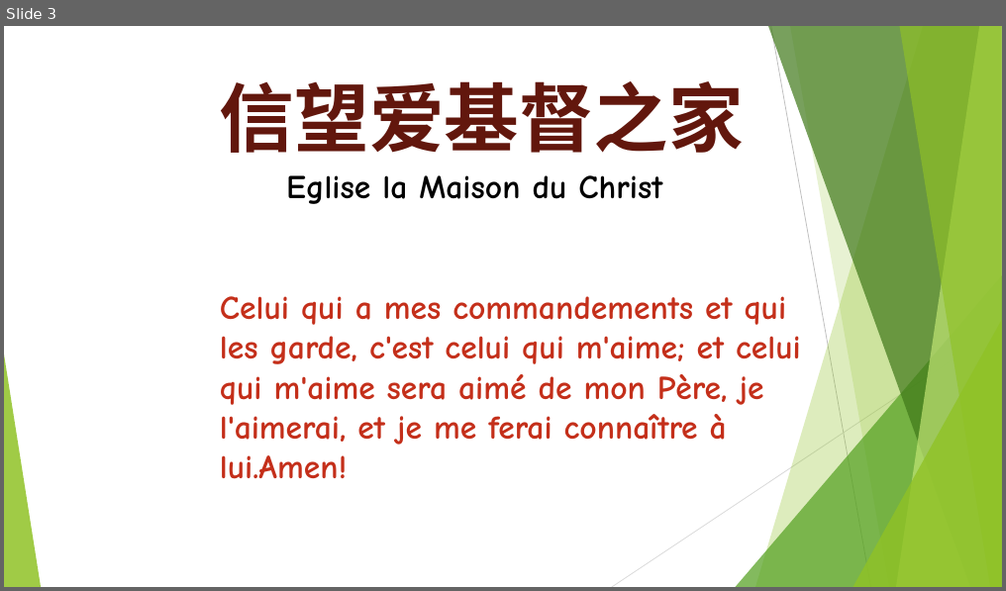
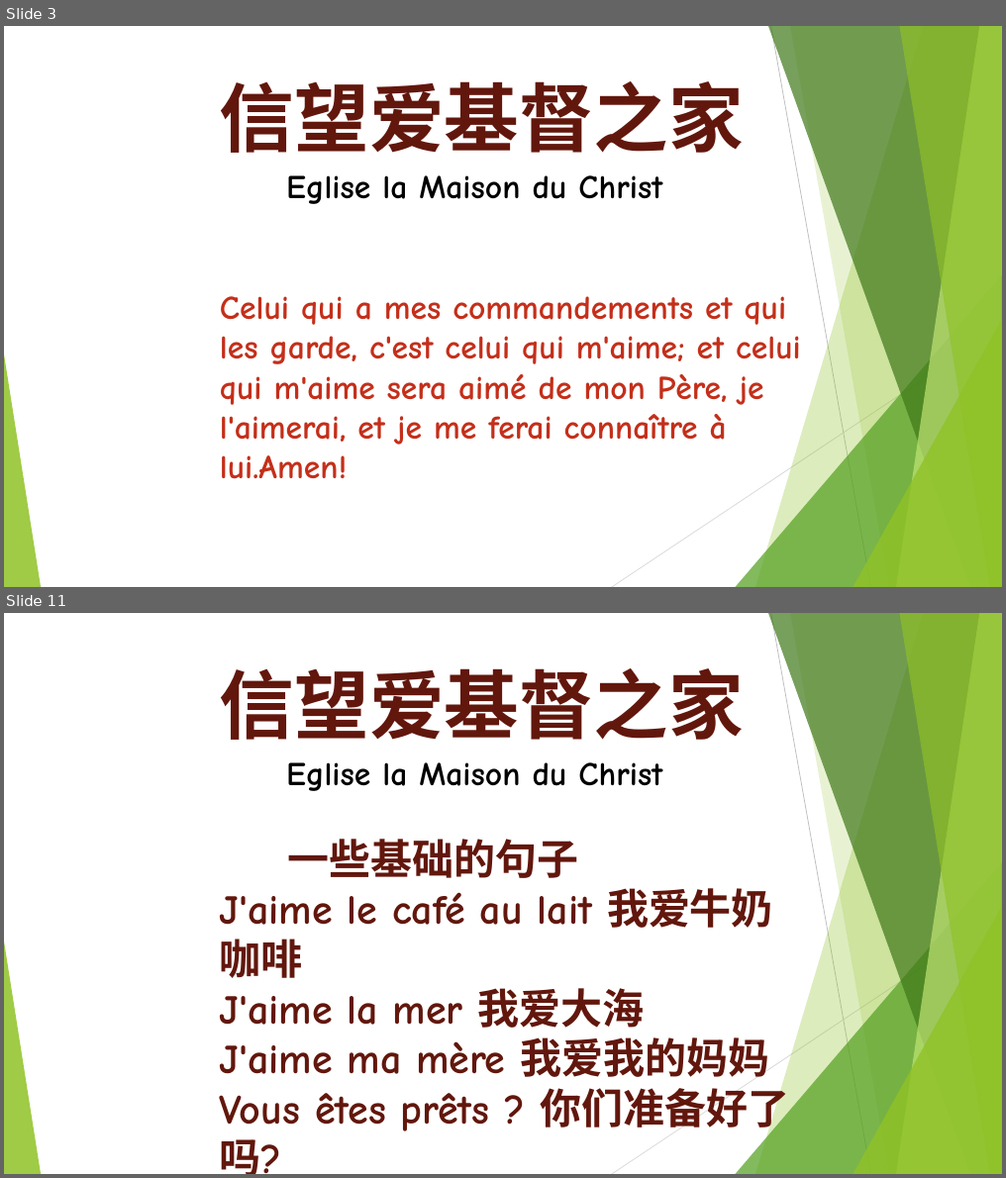
Before and after one commit to WANGZijian1994/SildePPT, a slide deck: 2026-02-22 法语课.pptx. Shown one above the other, each under a label of ours: slide 3 before the commit, slides 3 and 11 after it; the slides between them are not shown. The pictures are 1006x591 and 1006x1178 pixels, drawn with LibreOffice and Linux fonts; fonts in the diff are those of the drawing. Boxes give left, top, right and bottom in pixels: in the first picture for what was removed or moved away, otherwise in the second. Text is boxed around its words. In the diff, an @@ line names an element or a change of style, - is before the commit and + after.

```diff
--- a/2026-02-22 法语课.pptx
+++ b/2026-02-22 法语课.pptx
@@ slide 11 added at (4,613,1002,1174), background #FFFFFF; not listed: 10 template elements that a slide beside it also shows @@
@@ text added at (220,668,789,1174), 40 pt, text #62170D, bold @@
+信望爱基督之家
+Eglise la Maison du Christ
+一些基础的句子
+J'aime le café au lait 我爱牛奶咖啡
+J'aime la mer 我爱大海
+J'aime ma mère 我爱我的妈妈
+Vous êtes prêts ? 你们准备好了吗?
```
Also in this commit, not shown: 22 other slides added, 3 other files.
